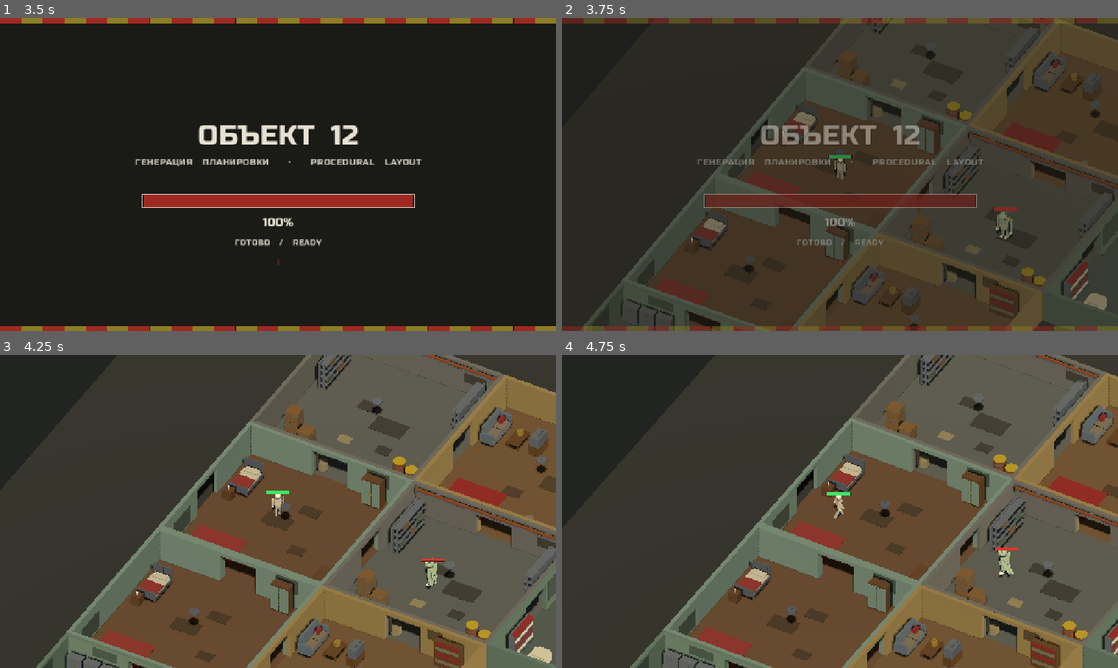
Above: before the commit, frames 1-4 (two rows, left to right).
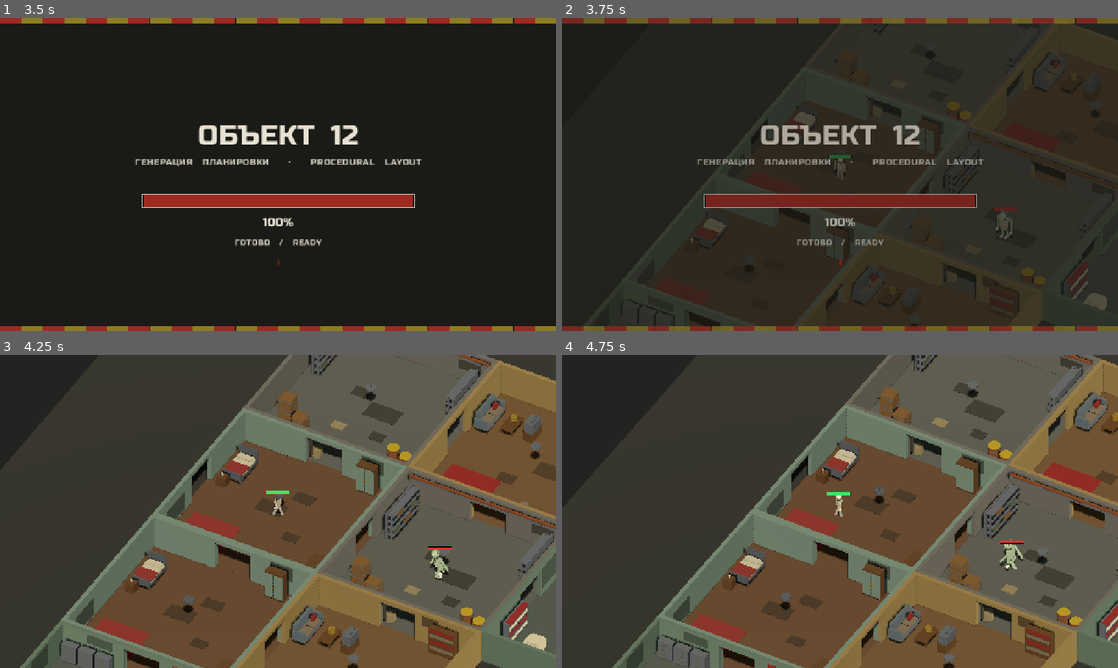
Above: after the commit, the same moments.

Repository: nhudson99/nuclear-winter
Game: Godot game, scene res://scenes/TitleScreen.tscn
Two runs of this game, one before a commit and one after it. Both use one fixed random seed, a clock stepped at 60 frames per second and the inputs below.
Inputs (mouse positions are in pixels of both pictures, inside the frame that each line leads up to):
- Up to frame 1 (3.5 s): tap Enter at 0.5 s; hold D (move_right) 0.53-1.28 s; tap E (interact) at 0.6, 1.35, 2.85 s; click (278, 174) at 0.67 s; hold S (move_down) 1.28-2 s; click (278, 174) at 1.42 s; click "LEVEL 1" at 2 s; move the mouse to (333, 105) at 2.77 s; hold D (move_right) from 2.78 s (still down)
- Up to frame 2 (3.75 s): tap Space at 3.5 s; move the mouse to (812, 237) at 3.52 s; release D (move_right) at 3.53 s; hold W (move_up) from 3.53 s (still down); tap E (interact) at 3.6 s; click (812, 237) at 3.67 s
- Up to frame 3 (4.25 s): keep holding W (move_up)
- Up to frame 4 (4.75 s): move the mouse to (1006, 558) at 4.27 s; release W (move_up) at 4.28 s; hold A (move_left) from 4.28 s (still down); tap E (interact) at 4.35 s

Frame 1 is identical in both runs. In frame 2, 5.9% of the frame differs, in the area x 0-100%, y 0-100%; in frame 3, 33%, in the area x 3-100%, y 0-100%; in frame 4, 31%.

Commit message:
Lengthen the loading screen fade to 0.6s
The 0.35s fade was short enough to read as an instant cut on playback.

Co-authored-by: nathandhudson <nathandhudson@gmail.com>

Diff:
--- a/godot/scripts/LoadingScreen.gd
+++ b/godot/scripts/LoadingScreen.gd
@@ -48,7 +48,7 @@
 	_shown = 1.0
 
 
-func fade_out(duration: float = 0.35) -> void:
+func fade_out(duration: float = 0.6) -> void:
 	var root := get_node_or_null("Root") as Control
 	if root == null:
 		queue_free()
